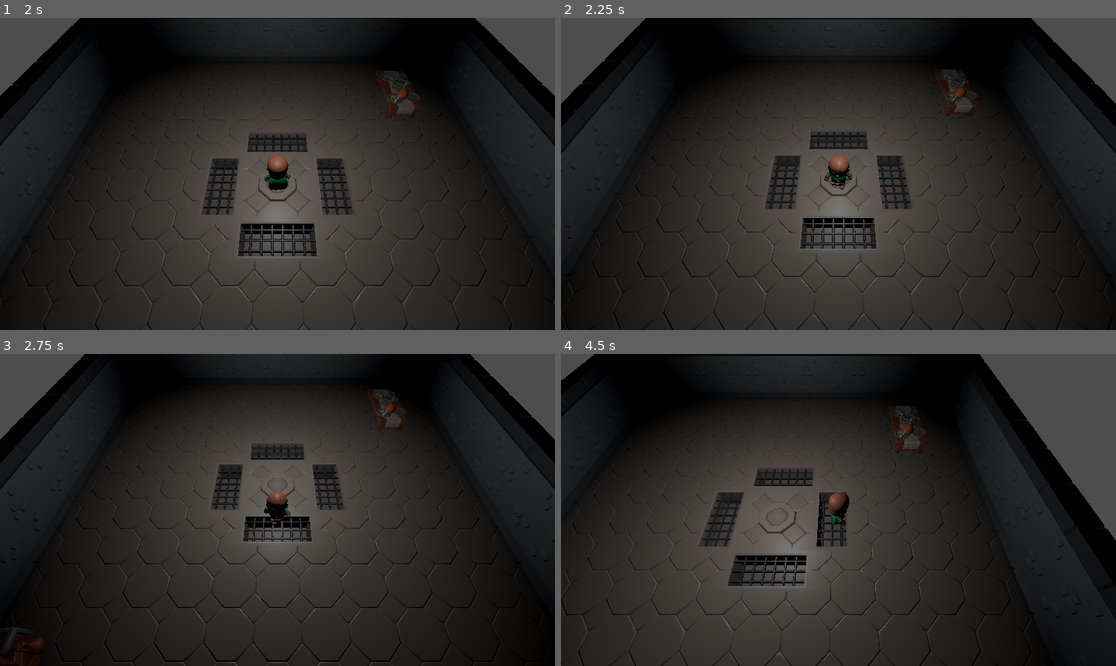
Above: before the commit, frames 1-4 (two rows, left to right).
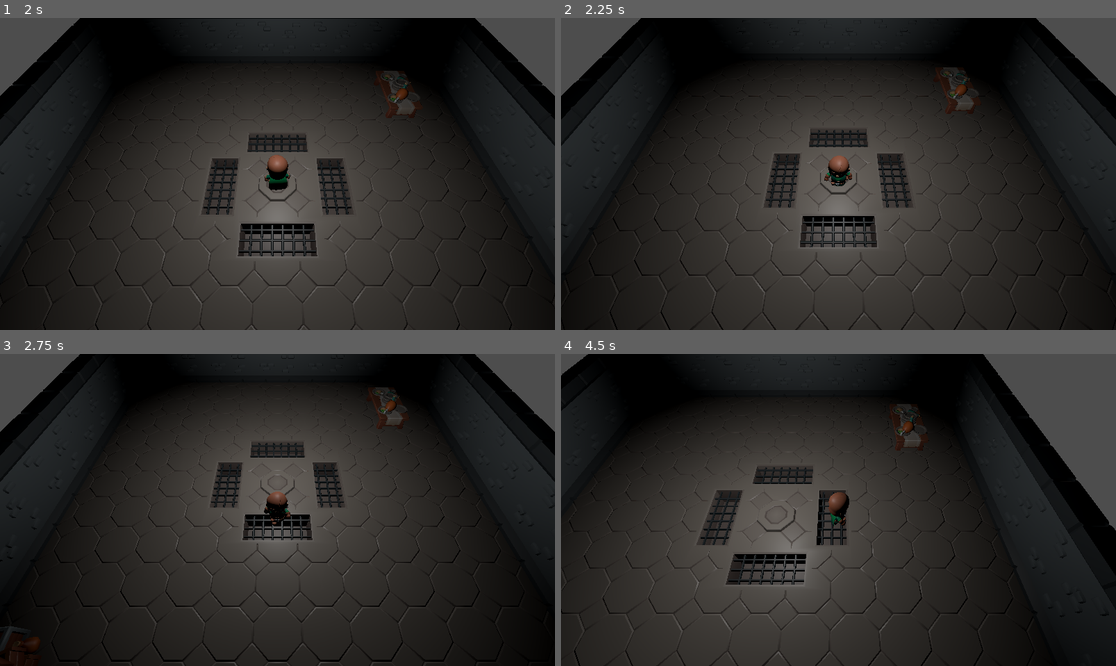
Above: after the commit, the same moments.

Repository: Chipi-Chapa-Corp/gomstalle
Game: Godot game, scene res://scenes/main/scene.tscn
The game is run twice, just before and just after one commit, with the same random seed, the same clock (stepped at 60 frames per second) and the same inputs.
Inputs (mouse positions are in pixels of both pictures, inside the frame that each line leads up to):
- Up to frame 1 (2 s): tap Enter at 0.5 s; move the mouse to (399, 158) at 0.52 s; hold D (move_right) 0.53-1.25 s; hold Right mouse button (aim) 0.53-1.25 s; click "Create & Host" at 1.25 s
- Up to frame 2 (2.25 s): tap Space at 2 s; move the mouse to (727, 189) at 2.02 s; hold S (move_backward) from 2.03 s (still down); right-click (727, 189) at 2.1 s
- Up to frame 3 (2.75 s): keep holding S (move_backward)
- Up to frame 4 (4.5 s): move the mouse to (894, 441) at 2.77 s; release S (move_backward) at 2.78 s; hold D (move_right) 2.78-3.53 s; hold Right mouse button (aim) 2.78-3.53 s; move the mouse to (810, 572) at 3.52 s; hold W (move_forward) 3.53-4.28 s; right-click (810, 572) at 3.6 s; move the mouse to (1005, 556) at 4.27 s; hold A (move_left) from 4.28 s (still down); hold Right mouse button (aim) from 4.28 s (still down)

Frame 1 is identical in both runs. In frame 2, 4.2% of the frame differs, in the area x 0-100%, y 0-100%; in frame 3, 4.0%; in frame 4, 4.3%.

Commit message:
chore: save animation

Diff:
--- a/scenes/player/scene.tscn
+++ b/scenes/player/scene.tscn
@@ -97,88 +97,83 @@
 
 [node name="Player" instance=ExtResource("1_xvkdw")]
 collision_layer = 2
-safe_margin = 0.2
+wall_min_slide_angle = 0.174533
 script = ExtResource("2_e4tch")
 move_speed = 5.0
 acceleration = 5.0
 
 [node name="Skeleton3D" parent="Rig" index="0"]
-bones/1/position = Vector3(0, 0.383775, 0)
-bones/1/rotation = Quaternion(-1.10785e-10, 0.0430267, 2.5646e-09, 0.999074)
-bones/2/rotation = Quaternion(2.79152e-13, 2.08134e-11, -3.39596e-05, 1)
-bones/3/rotation = Quaternion(4.03155e-13, 3.69321e-09, 3.39596e-05, 1)
-bones/4/position = Vector3(0.212007, 0.134132, 7.93159e-08)
-bones/4/rotation = Quaternion(-0.557483, -0.0587776, -0.639652, 0.525931)
-bones/5/rotation = Quaternion(6.93917e-09, -5.338e-08, -0.505827, 0.862635)
-bones/7/rotation = Quaternion(-0.321719, -0.330429, 0.147971, 0.874882)
-bones/8/position = Vector3(9.08068e-10, 0.0961252, -0.0575)
-bones/8/rotation = Quaternion(0.000325106, 0.000220121, -0.706117, 0.708095)
-bones/10/position = Vector3(-0.212007, 0.134132, 8.68097e-08)
-bones/10/rotation = Quaternion(-0.615687, 0.0791587, 0.614679, 0.486656)
-bones/11/rotation = Quaternion(3.51711e-08, 5.58811e-08, 0.528444, 0.848968)
-bones/13/rotation = Quaternion(-0.319907, 0.306575, -0.229794, 0.866525)
-bones/14/position = Vector3(-1.5682e-08, 0.0961251, -0.0575)
-bones/14/rotation = Quaternion(0.000939069, 0.00107127, 0.706194, 0.708017)
-bones/19/rotation = Quaternion(1.17211e-06, -0.0312464, 3.47691e-08, 0.999512)
-bones/21/position = Vector3(0.170945, 0.11355, -1.82882e-05)
-bones/21/rotation = Quaternion(0.992648, 0.0828833, 0.0757201, 0.0452451)
-bones/22/rotation = Quaternion(0.285811, 6.50876e-08, -2.00518e-07, 0.958286)
-bones/23/rotation = Quaternion(-0.564679, -0.205859, 0.0573031, 0.797168)
-bones/24/rotation = Quaternion(-9.79165e-09, 0.920292, -0.391233, 7.82838e-08)
-bones/25/position = Vector3(-0.170945, 0.113538, -4.19889e-06)
-bones/25/rotation = Quaternion(0.995281, -0.0309079, 0.0307023, 0.0867014)
-bones/26/rotation = Quaternion(0.345788, -6.22743e-08, 2.39813e-07, 0.938313)
-bones/27/rotation = Quaternion(-0.596419, 0.113589, -0.0144262, 0.794464)
-bones/28/rotation = Quaternion(3.03988e-08, 0.92027, -0.391285, -6.9561e-08)
+bones/1/position = Vector3(0, 0.392064, 0)
+bones/1/rotation = Quaternion(-1.11123e-10, 0.0431578, 2.57241e-09, 0.999068)
+bones/2/rotation = Quaternion(-6.93889e-18, 7.10543e-15, 4.93038e-32, 1)
+bones/3/rotation = Quaternion(8.27181e-25, 3.72529e-09, -2.75506e-40, 1)
+bones/4/position = Vector3(0.212007, 0.134132, 7.92996e-08)
+bones/4/rotation = Quaternion(-0.559906, -0.0608803, -0.643974, 0.517779)
+bones/5/rotation = Quaternion(3.65498e-08, -4.88301e-08, -0.494719, 0.869053)
+bones/7/rotation = Quaternion(-0.321065, -0.325319, 0.145726, 0.87741)
+bones/8/position = Vector3(8.34843e-10, 0.0961252, -0.0575)
+bones/8/rotation = Quaternion(-3.6586e-09, 6.87811e-09, -0.707107, 0.707107)
+bones/10/position = Vector3(-0.212007, 0.134132, 8.6814e-08)
+bones/10/rotation = Quaternion(-0.618244, 0.0807287, 0.618012, 0.478873)
+bones/11/rotation = Quaternion(2.09853e-08, 5.12855e-08, 0.517939, 0.855417)
+bones/13/rotation = Quaternion(-0.319291, 0.300524, -0.22735, 0.869512)
+bones/14/position = Vector3(-1.5736e-08, 0.0961251, -0.0575)
+bones/14/rotation = Quaternion(-1.02444e-09, -4.24391e-09, 0.707107, 0.707107)
+bones/19/rotation = Quaternion(-5.8061e-11, -0.0313416, -1.88013e-09, 0.999509)
+bones/21/position = Vector3(0.170945, 0.113587, 1.59941e-08)
+bones/21/rotation = Quaternion(0.996185, 0.0479136, 0.0566427, -0.045939)
+bones/22/rotation = Quaternion(0.165014, 6.49414e-08, -1.11408e-07, 0.986291)
+bones/23/rotation = Quaternion(-0.533729, -0.260895, -1.72985e-05, 0.804405)
+bones/24/rotation = Quaternion(-2.32092e-08, 0.920355, -0.391084, 7.25743e-08)
+bones/25/position = Vector3(-0.170945, 0.113587, 1.55755e-08)
+bones/25/rotation = Quaternion(0.997322, -0.0294574, 0.0315293, 0.0590483)
+bones/26/rotation = Quaternion(0.274008, -6.38135e-08, 1.92761e-07, 0.961727)
+bones/27/rotation = Quaternion(-0.559039, 0.114513, -0.00862763, 0.82115)
+bones/28/rotation = Quaternion(3.03597e-08, 0.920355, -0.391084, -6.95338e-08)
 bones/29/rotation = Quaternion(0.707107, -2.29302e-07, -4.60551e-08, 0.707107)
-bones/30/position = Vector3(0.202087, 0.0259436, 0.204945)
-bones/30/rotation = Quaternion(-0.706985, -7.05406e-08, -7.05164e-08, 0.707228)
-bones/31/position = Vector3(1.94416e-08, 0.362833, -2.42861e-15)
-bones/31/rotation = Quaternion(9.62885e-09, 1.7742e-09, 0.985806, -0.167891)
-bones/32/position = Vector3(-2.60494e-08, 0.213436, -5.12435e-09)
-bones/32/rotation = Quaternion(-1.01282e-07, 0.391084, 0.920355, -3.3497e-08)
-bones/33/position = Vector3(8.5446e-09, 0.16565, -2.38635e-09)
-bones/34/rotation = Quaternion(1, -2.32428e-09, 1.99761e-07, -1.33803e-15)
+bones/30/position = Vector3(0.213918, 0.0259903, 0.173866)
+bones/30/rotation = Quaternion(-0.705092, 0.0533355, 0.0533355, 0.705092)
+bones/31/rotation = Quaternion(9.65792e-09, 1.77955e-09, 0.985719, -0.168398)
+bones/32/position = Vector3(-1.11482e-08, 0.213436, -5.36347e-09)
+bones/32/rotation = Quaternion(-1.10961e-07, 0.391084, 0.920355, -2.67919e-08)
+bones/33/position = Vector3(-6.31128e-09, 0.16565, -7.10267e-09)
+bones/34/rotation = Quaternion(1, -8.27364e-11, 1.94627e-07, -7.45058e-09)
 bones/36/rotation = Quaternion(0.707107, -3.82385e-08, 1.45009e-07, 0.707107)
-bones/37/position = Vector3(-0.170945, 0.0260596, 0.245155)
-bones/37/rotation = Quaternion(-0.706151, -7.0636e-08, -7.0421e-08, 0.708061)
-bones/38/position = Vector3(1.94581e-08, 0.362833, -1.78479e-11)
-bones/38/rotation = Quaternion(-5.81822e-09, 6.41887e-10, 0.994841, 0.101448)
-bones/39/position = Vector3(-1.11482e-08, 0.213436, 1.62958e-11)
-bones/39/rotation = Quaternion(-1.0579e-07, 0.391084, 0.920355, -2.58754e-08)
-bones/40/position = Vector3(-6.26599e-09, 0.16565, 2.62982e-09)
-bones/41/rotation = Quaternion(1, 3.75382e-09, 1.94879e-07, 7.42794e-09)
-bones/43/position = Vector3(0.453507, 1.10608, -0.589756)
+bones/37/rotation = Quaternion(-0.707107, -7.05285e-08, -7.05285e-08, 0.707107)
+bones/38/rotation = Quaternion(-5.83589e-09, 6.43837e-10, 0.994809, 0.101756)
+bones/39/position = Vector3(-1.11482e-08, 0.213436, -2.50942e-15)
+bones/39/rotation = Quaternion(-1.05796e-07, 0.391084, 0.920355, -2.58643e-08)
+bones/40/position = Vector3(-6.31128e-09, 0.16565, 2.70695e-09)
+bones/41/rotation = Quaternion(1, 3.76526e-09, 1.94879e-07, 7.45058e-09)
 bones/43/rotation = Quaternion(-0.707107, -7.27951e-08, -7.27951e-08, 0.707107)
-bones/44/position = Vector3(0.520809, 0.784691, -0.057585)
-bones/44/rotation = Quaternion(0.794833, 0.000838778, 0.606827, 0.000568462)
-bones/45/position = Vector3(-0.453507, 1.10608, -0.589756)
+bones/44/position = Vector3(0.520841, 0.788312, -0.0576373)
+bones/44/rotation = Quaternion(0.794627, -1.11759e-07, 0.607098, -5.96046e-08)
 bones/45/rotation = Quaternion(-0.707107, -7.27951e-08, -7.27951e-08, 0.707107)
-bones/46/position = Vector3(-0.51085, 0.784761, 0.0596703)
-bones/46/rotation = Quaternion(-0.758772, 0.000964096, 0.651356, -0.000605638)
+bones/46/position = Vector3(-0.510844, 0.788312, 0.0597369)
+bones/46/rotation = Quaternion(-0.758253, -1.52737e-07, 0.651961, -1.11759e-08)
 
 [node name="Knife_Offhand" parent="Rig/Skeleton3D" index="0"]
-transform = Transform3D(-0.000523577, 0.262579, 0.964909, 0.999998, -0.00106871, 0.000833835, 0.00125059, 0.964909, -0.262578, 0.507886, 0.633419, -0.0177917)
+transform = Transform3D(4.18024e-07, 0.262863, 0.964832, 0.999999, -3.99356e-07, -9.13908e-08, 4.9995e-07, 0.964833, -0.262863, 0.507764, 0.636705, -0.0185363)
 visible = false
 
 [node name="1H_Crossbow" parent="Rig/Skeleton3D" index="1"]
-transform = Transform3D(0.988201, -0.153161, -0.000281717, -0.000296645, -7.24547e-05, -0.999999, 0.153161, 0.988201, -0.000117329, -0.489446, 0.74243, 0.0972444)
+transform = Transform3D(0.988701, -0.149894, 4.29265e-07, 8.4854e-08, -2.79322e-07, -0.999999, 0.149895, 0.988701, -6.49041e-07, -0.489506, 0.745658, 0.0963389)
 visible = false
 
 [node name="2H_Crossbow" parent="Rig/Skeleton3D" index="2"]
-transform = Transform3D(0.988201, -0.153161, -0.000281717, -0.000296645, -7.24547e-05, -0.999999, 0.153161, 0.988201, -0.000117329, -0.489446, 0.74243, 0.0972444)
+transform = Transform3D(0.988701, -0.149894, 4.29265e-07, 8.4854e-08, -2.79322e-07, -0.999999, 0.149895, 0.988701, -6.49041e-07, -0.489506, 0.745658, 0.0963389)
 visible = false
 
 [node name="Knife" parent="Rig/Skeleton3D" index="3"]
-transform = Transform3D(0.000281722, -0.15316, 0.988201, 0.999999, -7.23066e-05, -0.000296627, 0.00011718, 0.988201, 0.15316, -0.491062, 0.637801, 0.107468)
+transform = Transform3D(-4.25085e-07, -0.149894, 0.988701, 0.999999, -1.31135e-07, 1.03093e-07, 4.99794e-07, 0.988701, 0.149894, -0.491059, 0.64103, 0.10658)
 visible = false
 
 [node name="Throwable" parent="Rig/Skeleton3D" index="4"]
-transform = Transform3D(0.000281738, -0.15316, 0.988201, 0.999999, -7.22919e-05, -0.000296641, 0.000117167, 0.988201, 0.15316, -0.518669, 0.637788, 0.285588)
+transform = Transform3D(-4.09345e-07, -0.149894, 0.988701, 0.999999, -1.16402e-07, 8.9407e-08, 4.87279e-07, 0.988701, 0.149894, -0.518076, 0.64103, 0.28479)
 visible = false
 
 [node name="Rogue_Cape" parent="Rig/Skeleton3D" index="5"]
-transform = Transform3D(0.996297, -5.10763e-09, 0.0859739, 5.08589e-09, 1, 4.40441e-10, -0.0859739, -1.2205e-12, 0.996297, 2.53704e-05, 1.19398, -2.18966e-06)
+transform = Transform3D(0.996275, -5.14962e-09, 0.0862353, 5.13043e-09, 1, 4.44077e-10, -0.0862353, 1.88007e-15, 0.996275, -4.17227e-09, 1.20227, 1.52591e-15)
 
 [node name="Rogue_Cape" parent="Rig/Skeleton3D/Rogue_Cape" index="0"]
 material_overlay = ExtResource("3_ak5du")
